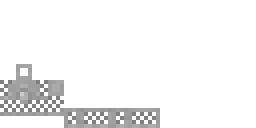
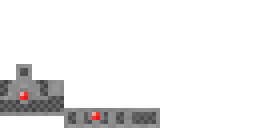
Revision of a layered (256, 128) image; what changed, layer by layer:
added layer "Gems" above "Chains" over [20, 92, 100, 120]
painted on "Chains" over [0, 80, 156, 124]
added layer "Layer 2" above "Base Light" over [88, 108, 104, 124]
added layer "Base Dark" above "Iron Legs" over [0, 64, 160, 128]
